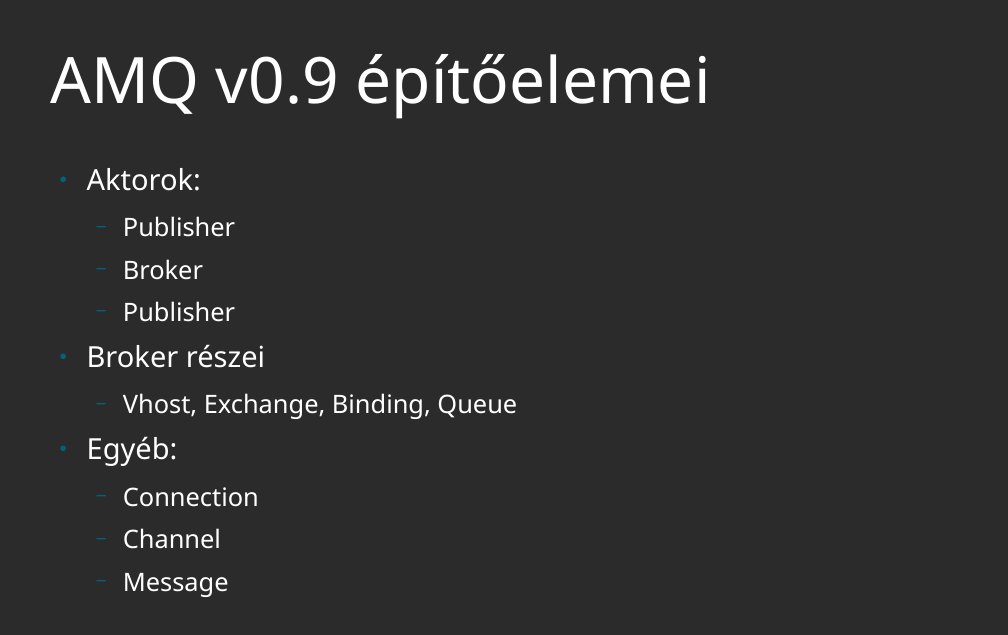
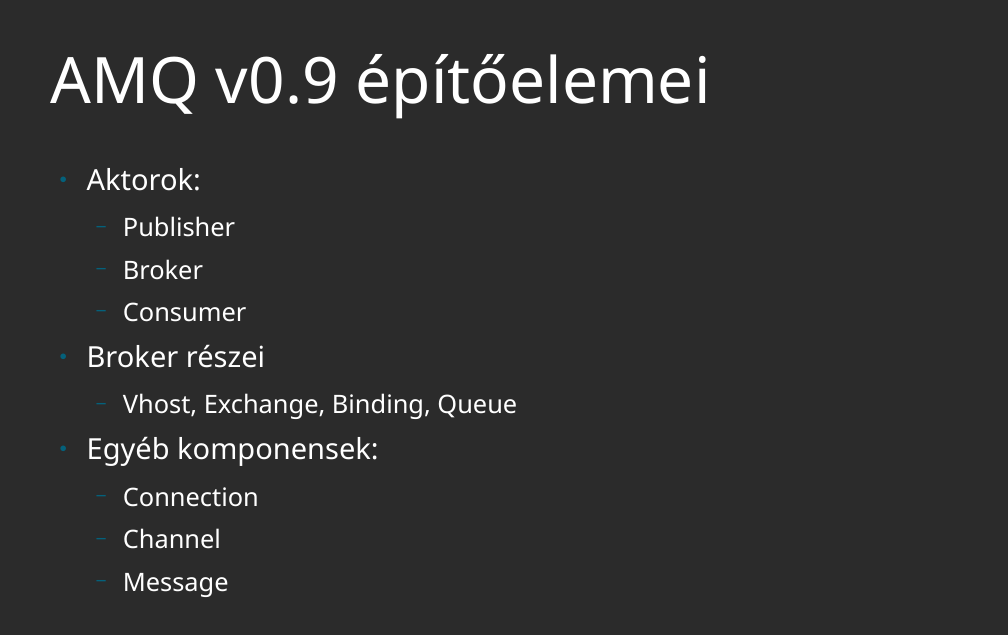
Before and after one commit to Havasjethi/Dot-files, a slide deck: slide 5 of Documents/AMQP_RabbitMQ.odp. Drawn at 1008x635 pixels with LibreOffice and Linux fonts; fonts in the diff are those of the drawing; background and template pictures are left out; a plain dark background stands for a picture behind light text. Boxes give left, top, right and bottom in pixels: in the first picture for what was removed or moved away, otherwise in the second. Text is boxed around its words. In the diff, an @@ line names an element or a change of style, - is before the commit and + after.

```diff
--- a/Documents/AMQP_RabbitMQ.odp
+++ b/Documents/AMQP_RabbitMQ.odp
@@ text at bbox=[123, 302, 246, 322]: text changed @@
-  − Publisher
+  − Consumer
@@ text at bbox=[87, 436, 379, 466]: text changed @@
-● Egyéb:
+● Egyéb komponensek:
```
Also in this commit, not shown: 1 other slide changed, 5 other files.
